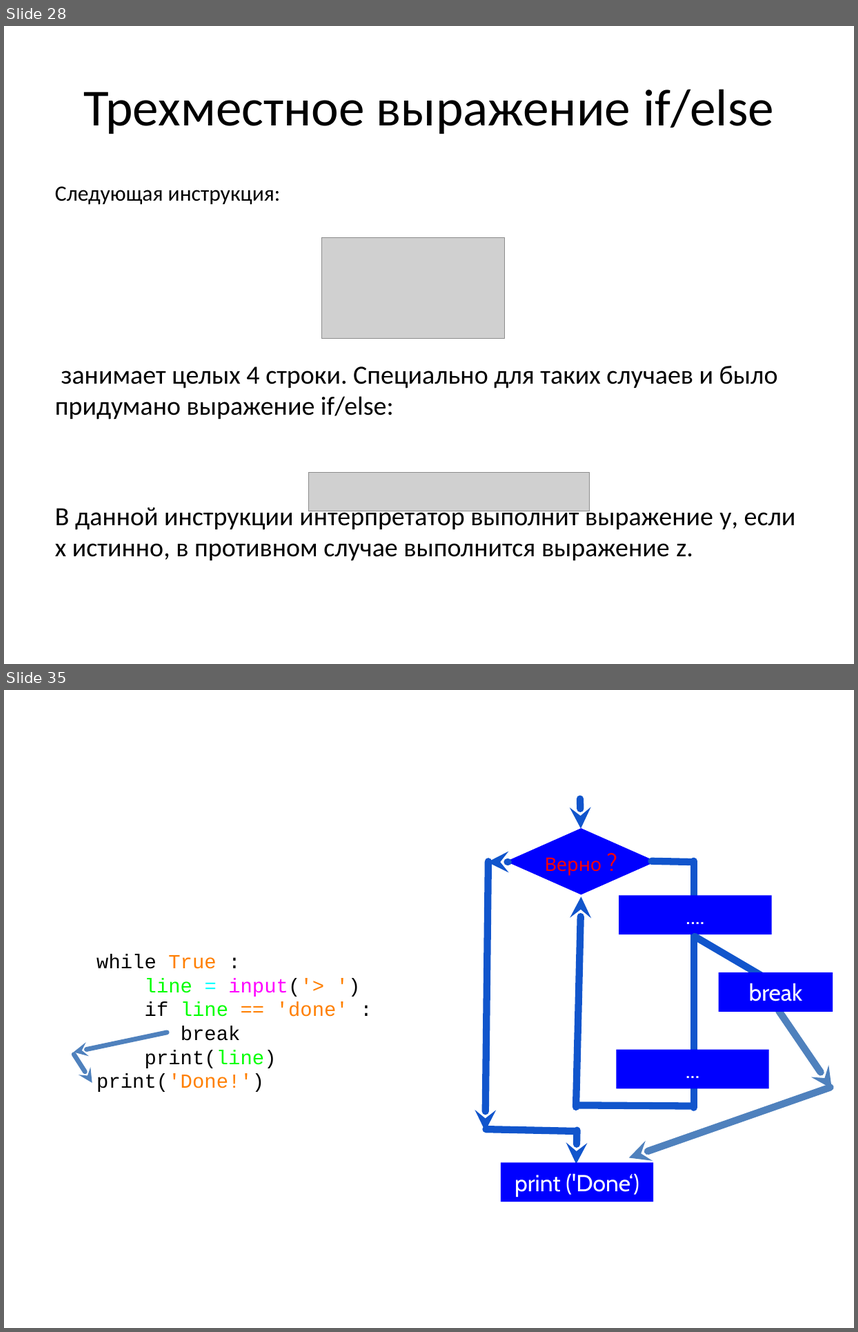
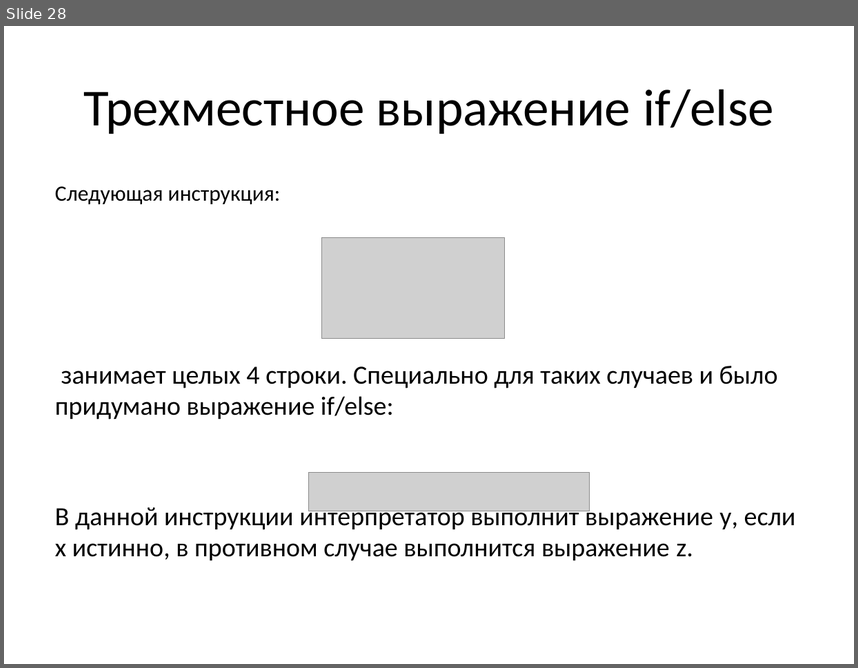
Before and after one commit to maxchv/LearnPython, a slide deck: week01/03.Conditions.pptx. Shown one above the other, each under a label of ours: slides 28 and 35 before the commit, slide 28 after it; the slides between them are not shown. The pictures are 858x1332 and 858x668 pixels, drawn with LibreOffice and Linux fonts; fonts in the diff are those of the drawing; grey boxes stand for pictures. Boxes give left, top, right and bottom in pixels: in the first picture for what was removed or moved away, otherwise in the second. Text is boxed around its words. In the diff, an @@ line names an element or a change of style, - is before the commit and + after.

```diff
--- a/week01/03.Conditions.pptx
+++ b/week01/03.Conditions.pptx
@@ slide 35 removed at bbox=[4, 690, 854, 1328], background #FFFFFF @@
@@ arrow removed from (580, 799) to (582, 829) @@
@@ diamond removed at bbox=[506, 828, 657, 894] @@
-Верно ?
@@ arrow removed from (488, 862) to (485, 1131) @@
@@ arrow removed from (508, 862) to (488, 862) @@
@@ line removed from (693, 862) to (652, 861) @@
@@ line removed from (693, 1107) to (693, 861) @@
@@ arrow removed from (576, 1107) to (582, 896) @@
@@ rectangle removed at bbox=[619, 895, 771, 934] @@
-....
@@ line removed from (769, 979) to (695, 936) @@
@@ text removed at bbox=[96, 954, 348, 1092] @@
-while True :
-line = input('> ')
-if line == 'done' :
-break
-print(line)
-print('Done!')
@@ rectangle removed at bbox=[719, 972, 833, 1012] @@
-break
@@ arrow removed from (778, 1010) to (832, 1089) @@
@@ arrow removed from (168, 1032) to (74, 1052) @@
@@ arrow removed from (74, 1054) to (92, 1083) @@
@@ rectangle removed at bbox=[616, 1049, 769, 1089] @@
-...
@@ arrow removed from (831, 1087) to (629, 1158) @@
@@ line removed from (577, 1105) to (691, 1105) @@
@@ line removed from (486, 1129) to (576, 1131) @@
@@ arrow removed from (577, 1130) to (576, 1163) @@
@@ rectangle removed at bbox=[500, 1162, 653, 1201] @@
-print ('Done‘)
```
Also in this commit, not shown: 16 other slides removed, 6 other files.
